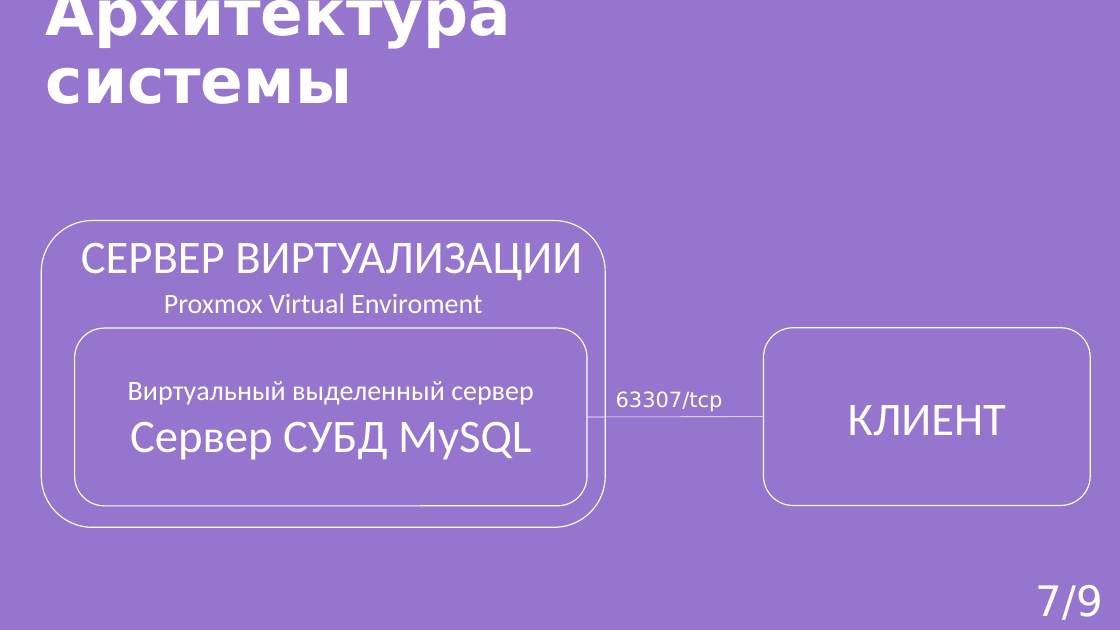
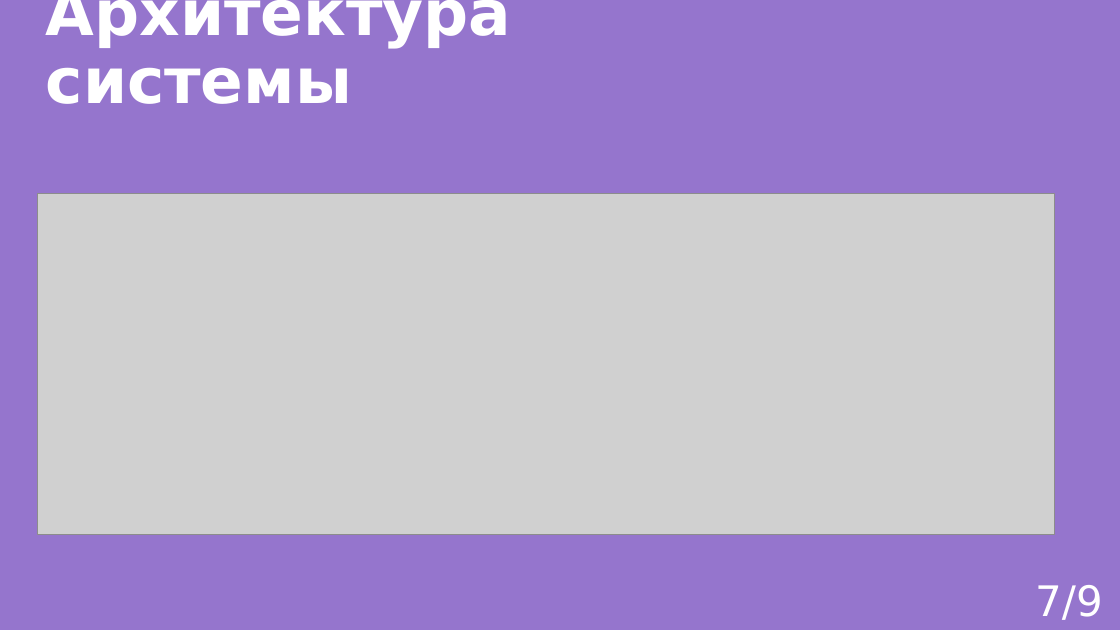
Before and after one commit to AngelGrinota/CourseProject, a slide deck: slide 8 of Edu_presentation.pptx. Drawn at 1120x630 pixels with LibreOffice and Linux fonts; fonts in the diff are those of the drawing; grey boxes stand for pictures. Boxes give left, top, right and bottom in pixels: in the first picture for what was removed or moved away, otherwise in the second. Text is boxed around its words. In the diff, an @@ line names an element or a change of style, - is before the commit and + after.

```diff
--- a/Edu_presentation.pptx
+++ b/Edu_presentation.pptx
@@ picture added at (37, 194, 1054, 535) @@
@@ text removed at (164, 293, 482, 313) @@
-Proxmox Virtual Enviroment
@@ group removed at (41, 221, 1091, 528): 3 rounded rectangles, 1 text, 1 line @@
-КЛИЕНТ
-СЕРВЕР ВИРТУАЛИЗАЦИИ
-Виртуальный выделенный сервер
-Сервер СУБД MySQL
@@ text removed at (616, 391, 723, 412) @@
-63307/tcp
```
Also in this commit, not shown: 3 other slides changed, 3 other files.
